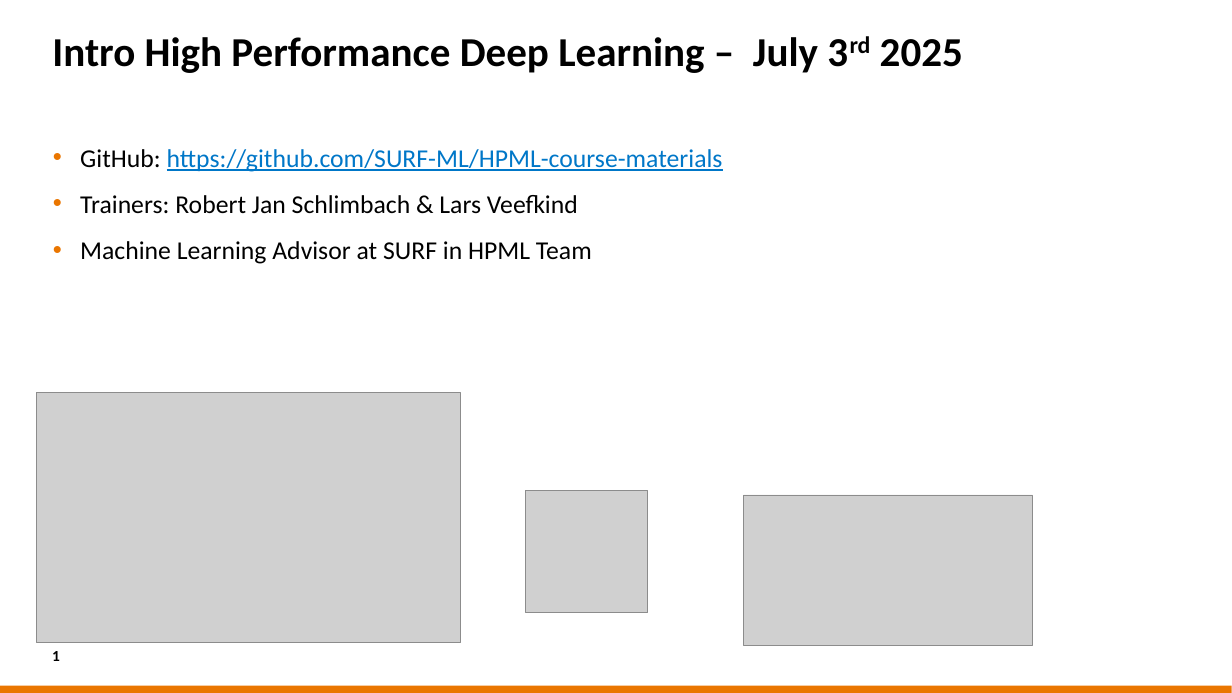
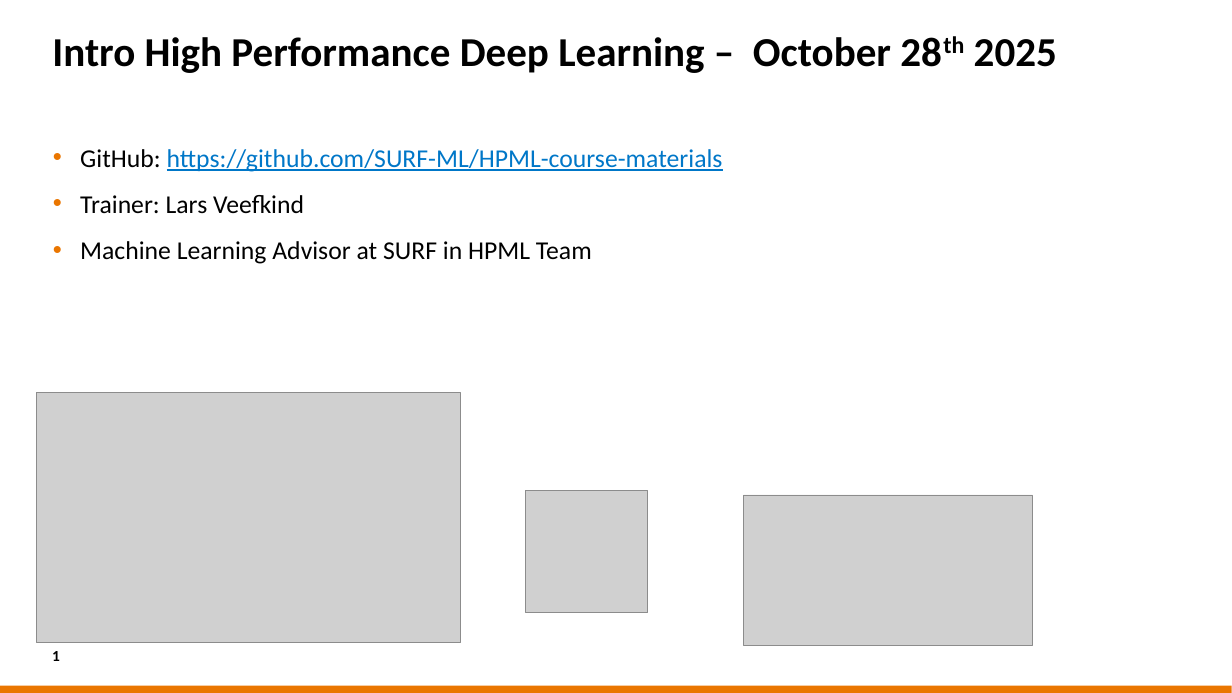
Before and after one commit to sara-nl/HPML-course-materials, a slide deck: slide 1 of Day2/slides/EuroHPC_HPML_welcome.pptx. Drawn at 1232x693 pixels with LibreOffice and Linux fonts; fonts in the diff are those of the drawing; grey boxes stand for pictures; background and template pictures are left out. Boxes give left, top, right and bottom in pixels: in the first picture for what was removed or moved away, otherwise in the second. Text is boxed around its words. In the diff, an @@ line names an element or a change of style, - is before the commit and + after.

```diff
--- a/Day2/slides/EuroHPC_HPML_welcome.pptx
+++ b/Day2/slides/EuroHPC_HPML_welcome.pptx
@@ title at [52, 37, 1057, 73]: text changed @@
-Intro High Performance Deep Learning – July 3rd 2025
+Intro High Performance Deep Learning – October 28th 2025
@@ text at [80, 195, 304, 213]: text changed @@
-• Trainers: Robert Jan Schlimbach & Lars Veefkind
+• Trainer: Lars Veefkind
```
Also in this commit, not shown: 6 other slides changed, 2 other files.
